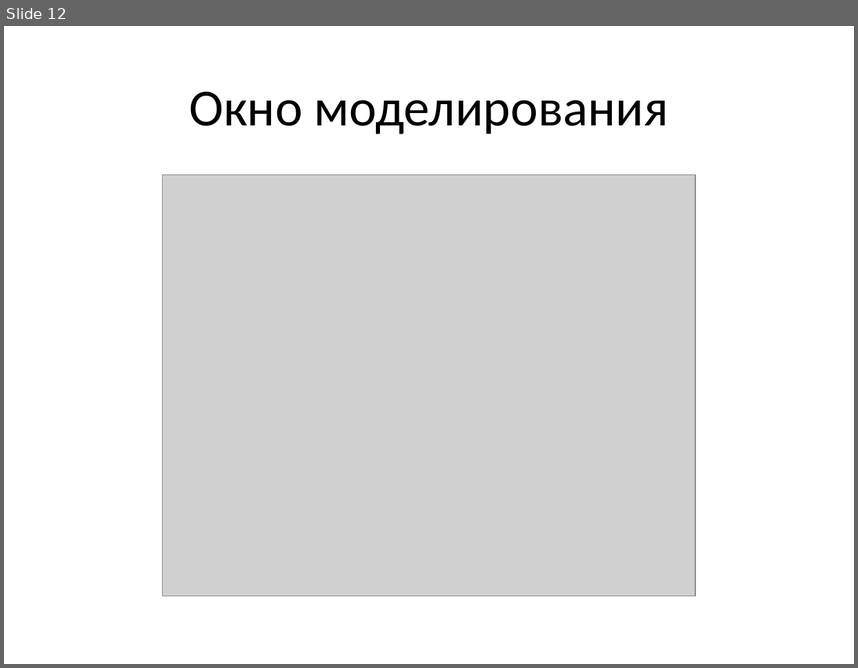
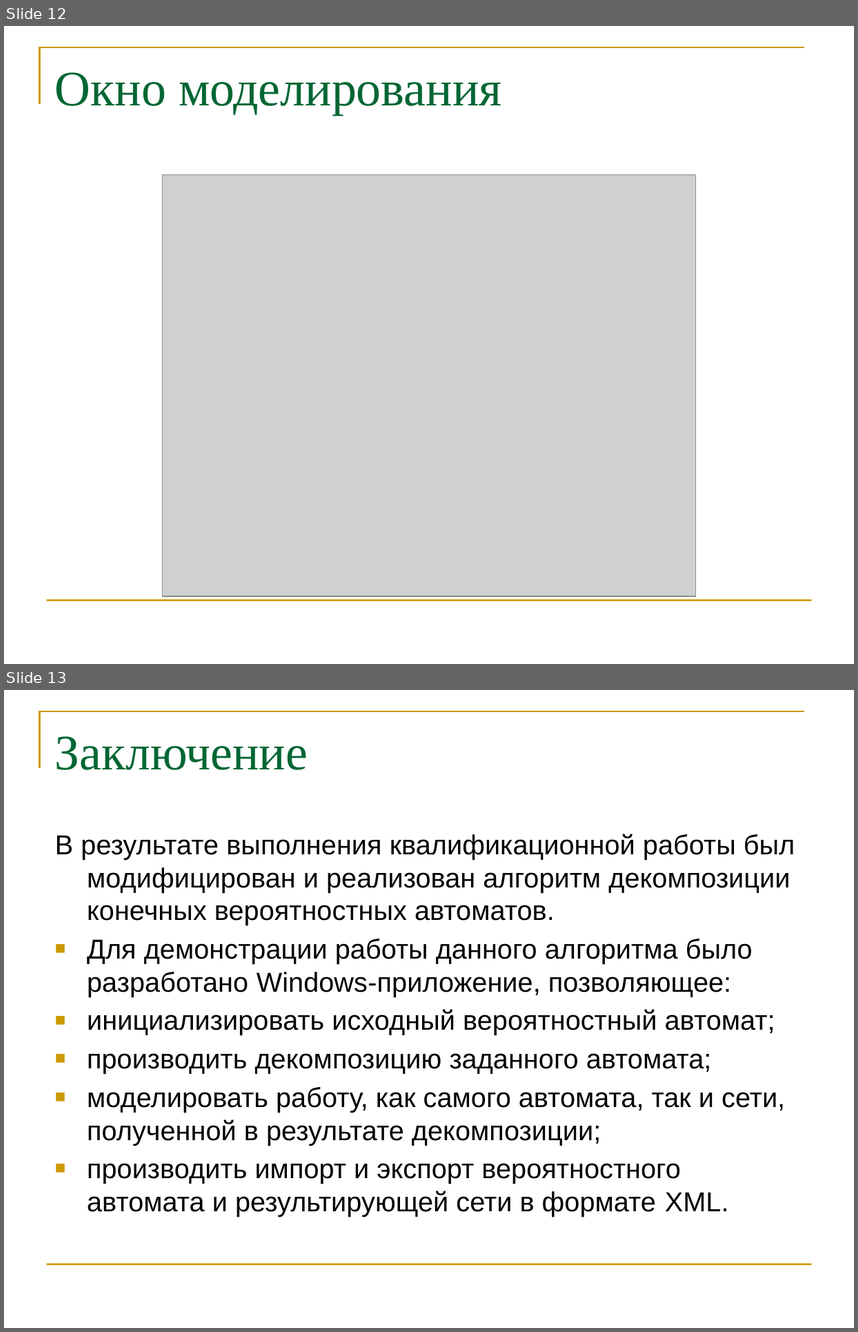
Before and after one commit to erad888/fsm-decompose, a slide deck: Презентация.pptx. Shown one above the other, each under a label of ours: slide 12 before the commit, slides 12 and 13 after it. The pictures are 858x668 and 858x1332 pixels, drawn with LibreOffice and Linux fonts; fonts in the diff are those of the drawing; grey boxes stand for pictures. Boxes give left, top, right and bottom in pixels: in the first picture for what was removed or moved away, otherwise in the second. Text is boxed around its words. In the diff, an @@ line names an element or a change of style, - is before the commit and + after.

```diff
--- a/Презентация.pptx
+++ b/Презентация.pptx
@@ slide 13 added at bbox=[4, 690, 854, 1328], background #FFFFFF; not listed: 2 template elements that a slide beside it also shows @@
@@ title added at bbox=[55, 736, 308, 770], 42 pt, text #006633 @@
+Заключение
@@ text added at bbox=[55, 834, 795, 1216], 23.2 pt, text #000000 @@
+В результате выполнения квалификационной работы был модифицирован и реализован алгоритм декомпозиции конечных вероятностных автоматов.
+■ Для демонстрации работы данного алгоритма было разработано Windows-приложение, позволяющее:
+■ инициализировать исходный вероятностный автомат;
+■ производить декомпозицию заданного автомата;
+■ моделировать работу, как самого автомата, так и сети, полученной в результате декомпозиции;
+■ производить импорт и экспорт вероятностного автомата и результирующей сети в формате XML.
@@ slide 12 changed as well @@
@@ freeform shape added at bbox=[40, 47, 805, 104], outline #CC9900 1.5 pt @@
@@ title "Окно моделирования" at bbox=[55, 72, 502, 115]: size 44 to 42 pt, font Calibri to Times New Roman, text colour #000000 to #006633; alignment centre to left; vertical alignment middle to top @@
@@ line added from (47, 600) to (811, 600), #CC9900 1.5 pt @@
```
Also in this commit, not shown: 12 other slides changed, 2 other slides added, 1 slide removed.
